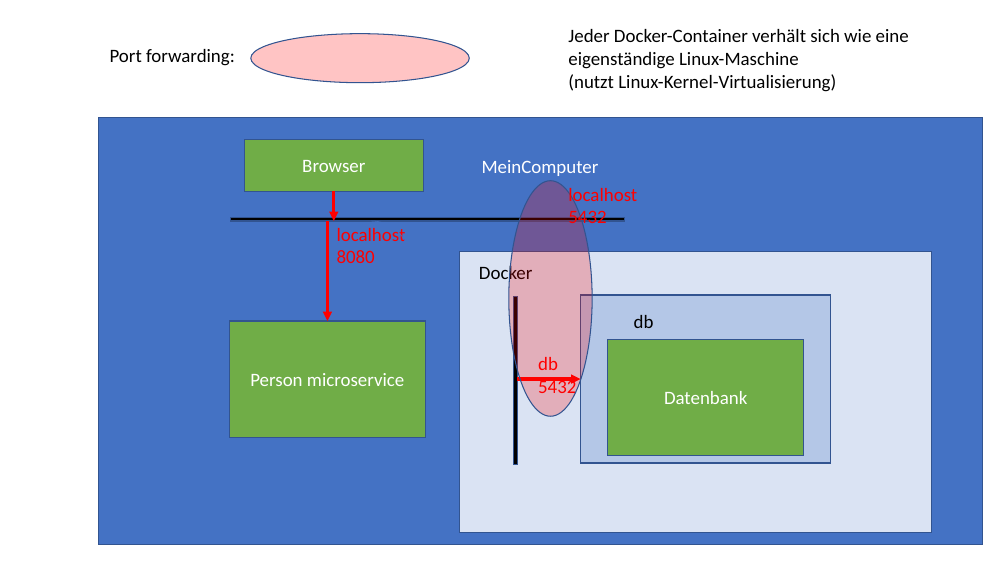
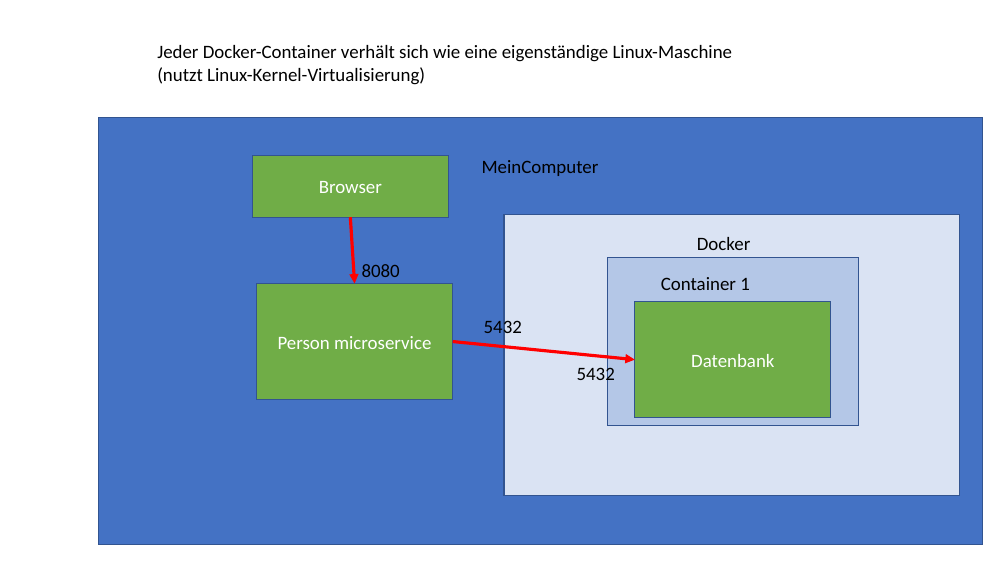
Before and after one commit to igeldo/PR4-SoSe23, a slide deck: slide 57 of Java-Starter.pptx. Drawn at 1008x567 pixels with LibreOffice and Linux fonts; fonts in the diff are those of the drawing. Boxes give left, top, right and bottom in pixels: in the first picture for what was removed or moved away, otherwise in the second. Text is boxed around its words. In the diff, an @@ line names an element or a change of style, - is before the commit and + after.

```diff
--- a/Java-Starter.pptx
+++ b/Java-Starter.pptx
@@ text removed at [110,49,235,66] @@
-Port forwarding:
@@ text "Jeder Docker-Container verhält sich wie ..." rewrapped from [568,29,909,92] to [157,45,733,85] @@
@@ ellipse removed at [251,34,470,83] @@
@@ rectangle "Browser": place and size @@
-rectangle "Browser" at [244,139,423,191]
+rectangle "Browser" at [253,155,449,217]
@@ text "MeinComputer" at [482,160,599,176]: text colour #FFFFFF to #000000 @@
@@ arrow removed from (334, 191) to (334, 221) @@
@@ ellipse removed at [509,181,592,417] @@
@@ rectangle removed at [231,217,624,221] @@
@@ arc (boxed as its full ellipse) removed at [334,221,410,296] @@
@@ arrow moved from (327, 221) - (327, 321) to (350, 217) - (355, 284) @@
@@ rectangle: place and size @@
-rectangle at [460,252,932,533]
+rectangle at [504,215,960,496]
@@ text "Docker" rewrapped from [479,263,533,284] to [697,237,751,250] @@
@@ text at [362,264,400,277]: text changed; text colour #FF0000 to #000000 @@
-localhost
-8080
+8080
@@ rectangle: place and size @@
-rectangle at [581,295,831,463]
+rectangle at [608,258,858,426]
@@ rectangle "Person microservice": place and size @@
-rectangle "Person microservice" at [229,321,426,438]
+rectangle "Person microservice" at [256,284,453,400]
@@ rectangle removed at [514,296,518,464] @@
@@ text at [661,277,750,290]: text changed @@
-db
+Container 1
@@ text at [484,318,522,339]: text changed; text colour #FF0000 to #000000 @@
-localhost
-5432
+5432
@@ rectangle "Datenbank": place and size @@
-rectangle "Datenbank" at [608,340,805,456]
+rectangle "Datenbank" at [635,302,832,418]
@@ arrow moved from (517, 379) - (581, 379) to (453, 342) - (635, 360) @@
@@ text at [577,365,615,386]: text changed; text colour #FF0000 to #000000 @@
-db
-5432
+5432
```
Also in this commit, not shown: 6 other slides changed, 2 slides removed, 2 other files.
